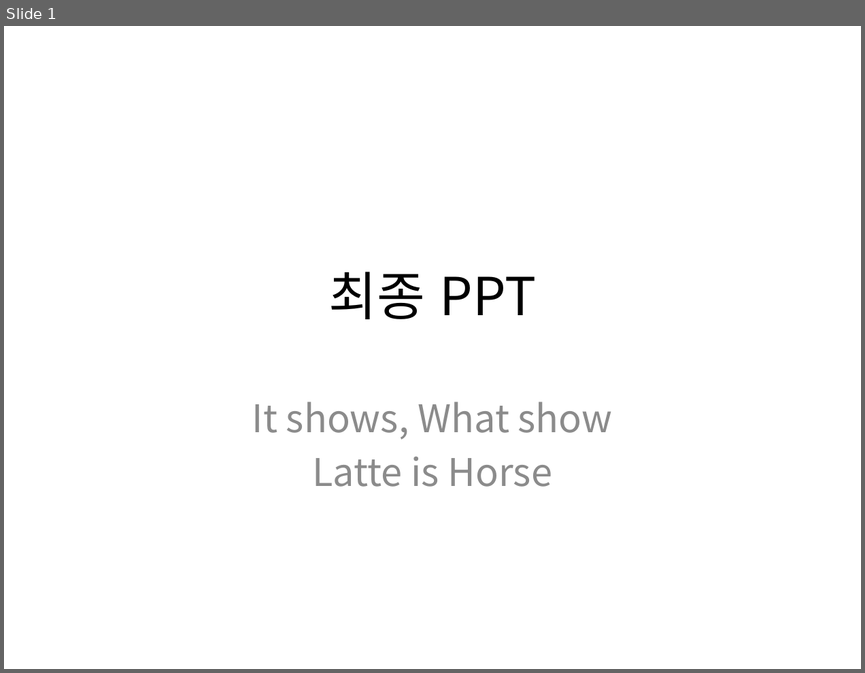
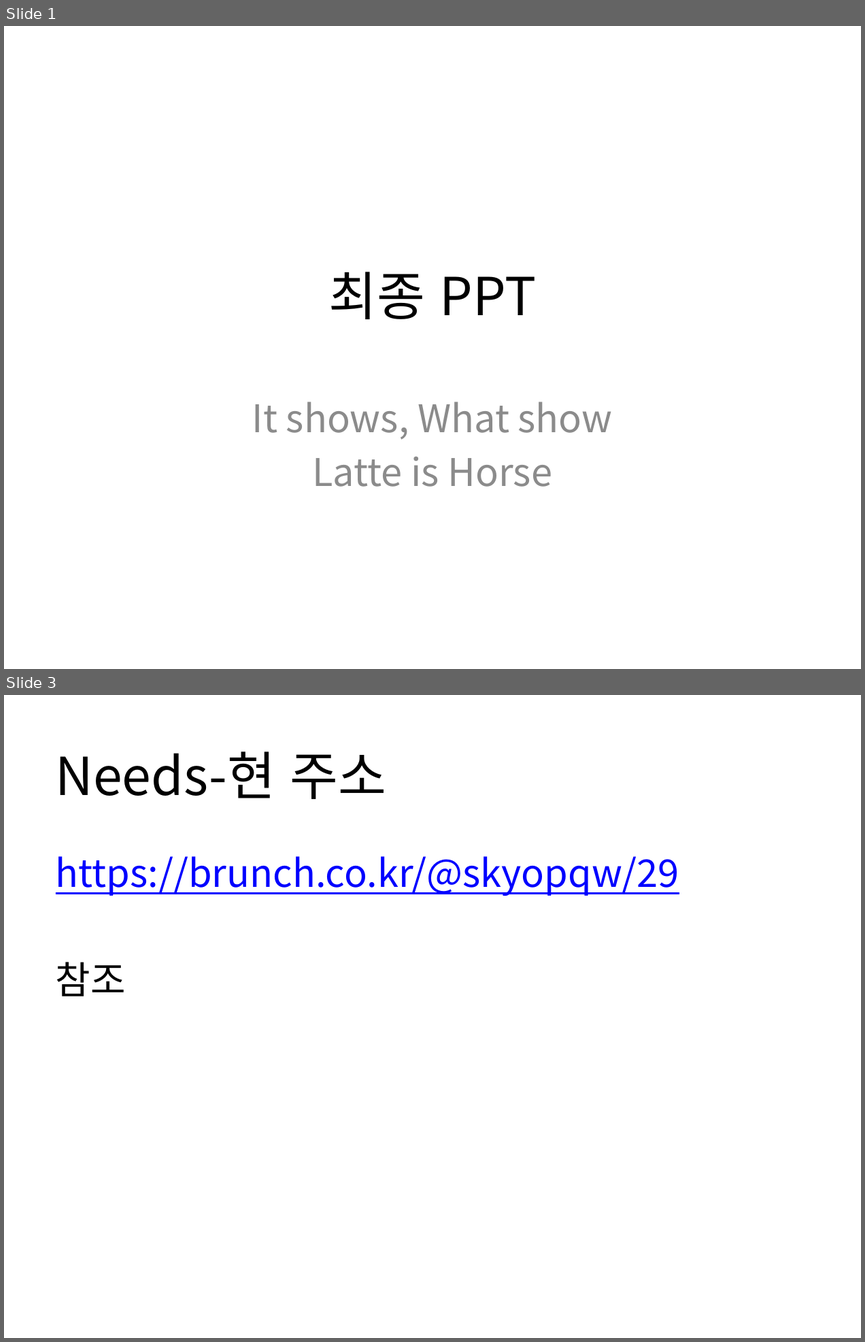
Before and after one commit to HaYongdae/issuewhatshow, a slide deck: doc/최종 PPT.pptx. Shown one above the other, each under a label of ours: slide 1 before the commit, slides 1 and 3 after it; the slides between them are not shown. The pictures are 865x673 and 865x1342 pixels, drawn with LibreOffice and Linux fonts; fonts in the diff are those of the drawing. Boxes give left, top, right and bottom in pixels: in the first picture for what was removed or moved away, otherwise in the second. Text is boxed around its words. In the diff, an @@ line names an element or a change of style, - is before the commit and + after.

```diff
--- a/doc/최종 PPT.pptx
+++ b/doc/최종 PPT.pptx
@@ slide 3 added at (x1=4, y1=695, x2=861, y2=1338), background #FFFFFF @@
@@ title added at (x1=56, y1=751, x2=387, y2=799), 44 pt, text #000000 @@
+Needs-현 주소
@@ text added at (x1=56, y1=856, x2=679, y2=996), 32 pt, text #0000FF, underline @@
+https://brunch.co.kr/@skyopqw/29
+참조
```
Also in this commit, not shown: 10 other slides added.
